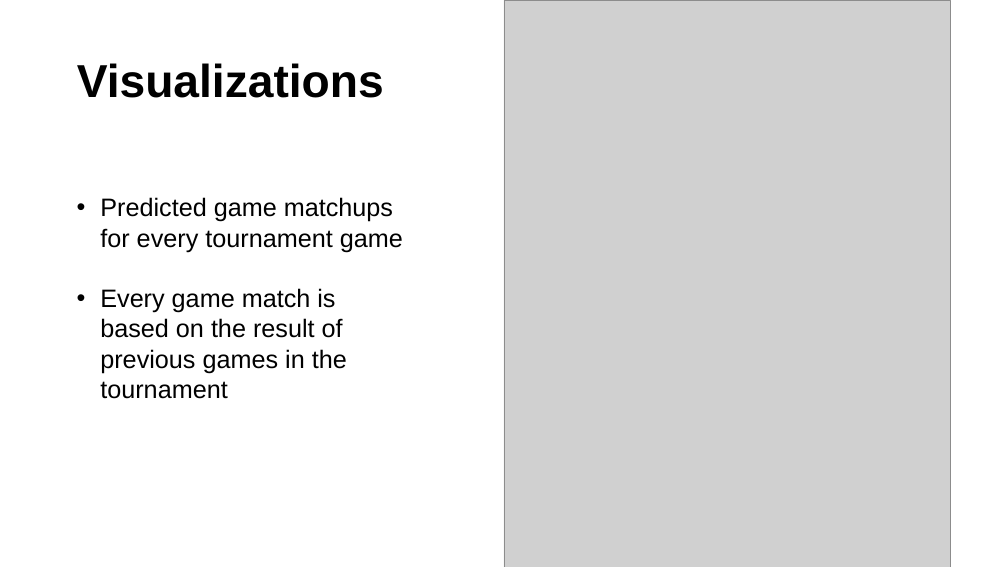
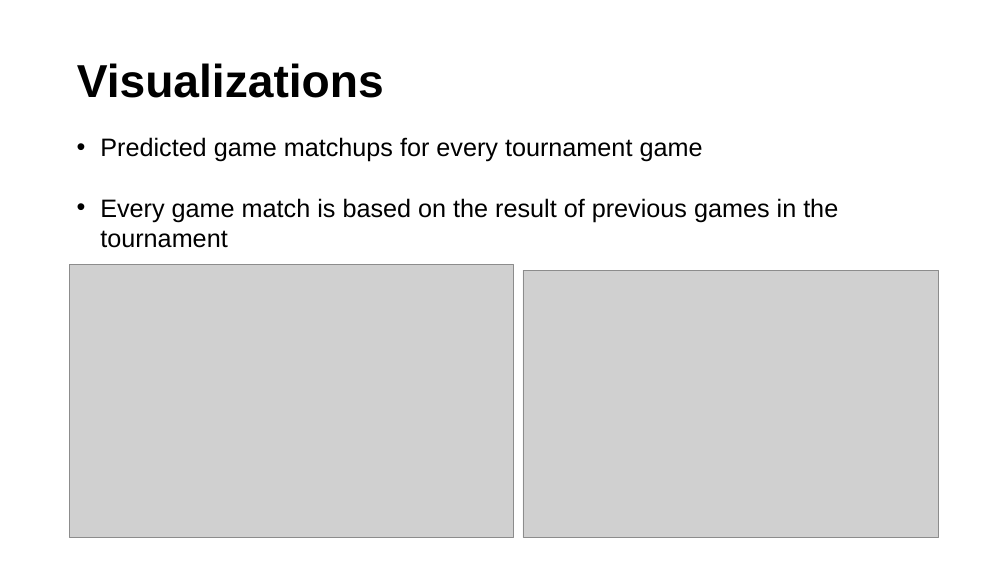
Before and after one commit to afifmazhar/ncaa_rankings, a slide deck: slide 3 of Visual/draft_presentation.pptx. Drawn at 1008x567 pixels with LibreOffice and Linux fonts; fonts in the diff are those of the drawing; grey boxes stand for pictures. Boxes give left, top, right and bottom in pixels: in the first picture for what was removed or moved away, otherwise in the second. Text is boxed around its words. In the diff, an @@ line names an element or a change of style, - is before the commit and + after.

```diff
--- a/Visual/draft_presentation.pptx
+++ b/Visual/draft_presentation.pptx
@@ picture removed at box(504, 0, 951, 567) @@
@@ text "Predicted game matchups for every ..." rewrapped from box(100, 197, 403, 399) to box(100, 137, 838, 248) @@
@@ picture added at box(70, 265, 514, 538) @@
@@ picture added at box(523, 270, 939, 538) @@
```
Also in this commit, not shown: 4 other slides changed, 2 other files.
